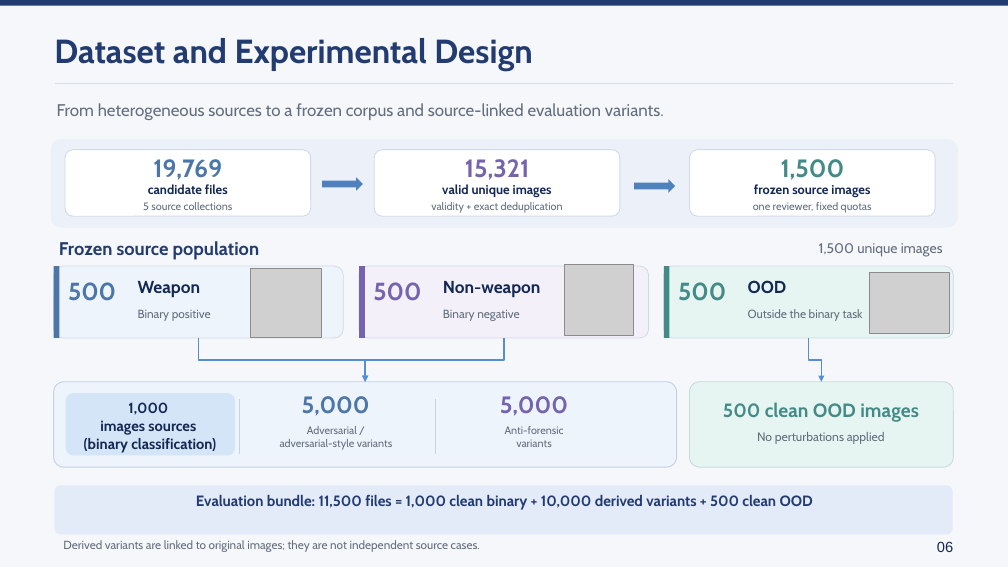
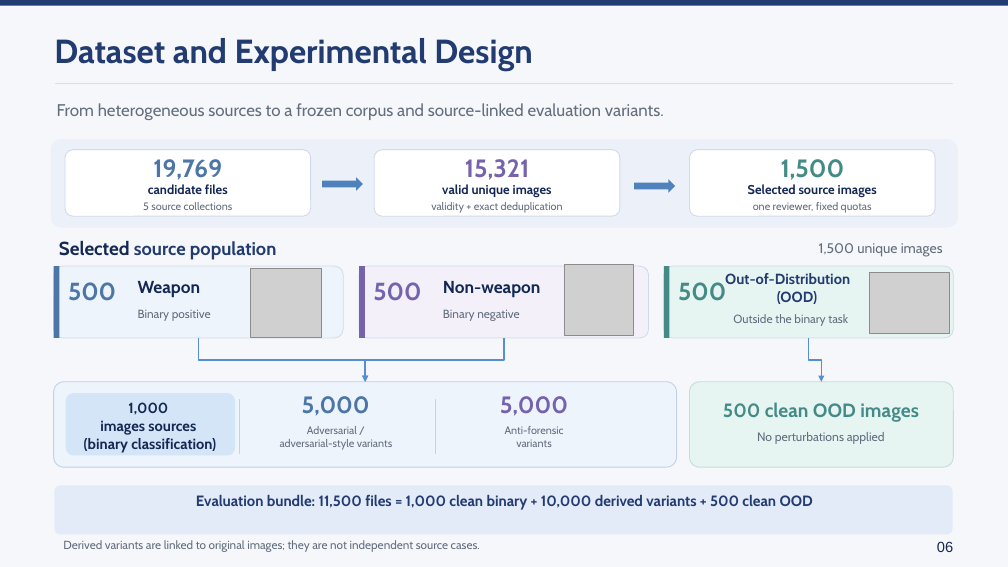
Before and after one commit to lmolinario/Molinario_Thesis_Defense_2026, a slide deck: slide 8 of Molinario_Thesis_Defense_2026.pptx (slide 6 before the commit). Drawn at 1008x567 pixels with LibreOffice and Linux fonts; fonts in the diff are those of the drawing; grey boxes stand for pictures. Boxes give left, top, right and bottom in pixels: in the first picture for what was removed or moved away, otherwise in the second. Text is boxed around its words. In the diff, an @@ line names an element or a change of style, - is before the commit and + after.

```diff
--- a/Molinario_Thesis_Defense_2026.pptx
+++ b/Molinario_Thesis_Defense_2026.pptx
@@ text at (748, 184, 877, 198): text changed @@
-frozen source images
+Selected source images
@@ text at (59, 241, 276, 260): text changed @@
-Frozen source population
+Selected source population
@@ text at (725, 273, 850, 304): text changed; size 16.5 to 14 pt; text colour #142854 to #223B70 @@
-OOD
+Out-of-Distribution
+(OOD)
@@ text "Outside the binary task": place and size @@
-text "Outside the binary task" at (748, 309, 863, 321)
+text "Outside the binary task" at (733, 314, 848, 326)
```
Also in this commit, not shown: 3 other slides changed, 2 slides added.
